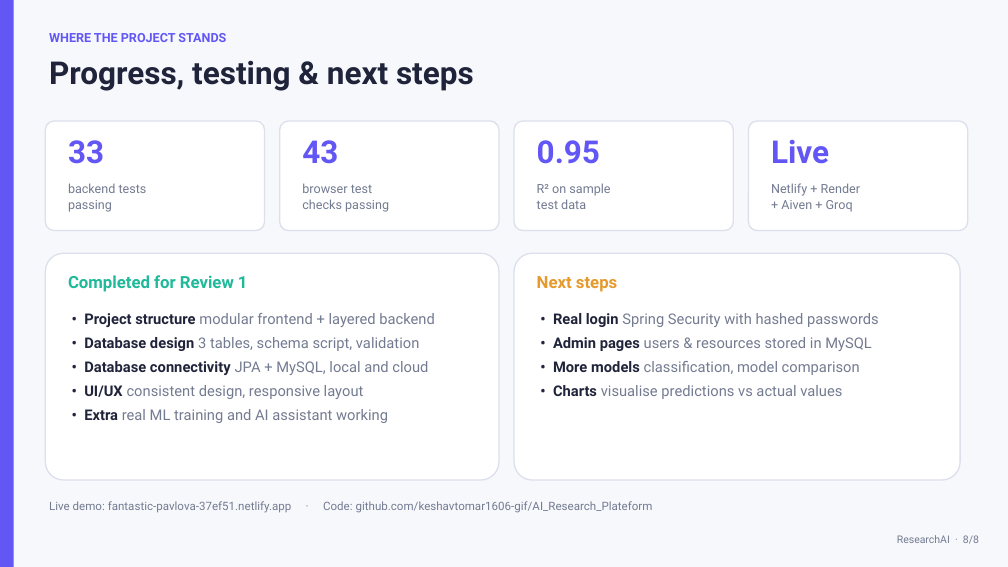
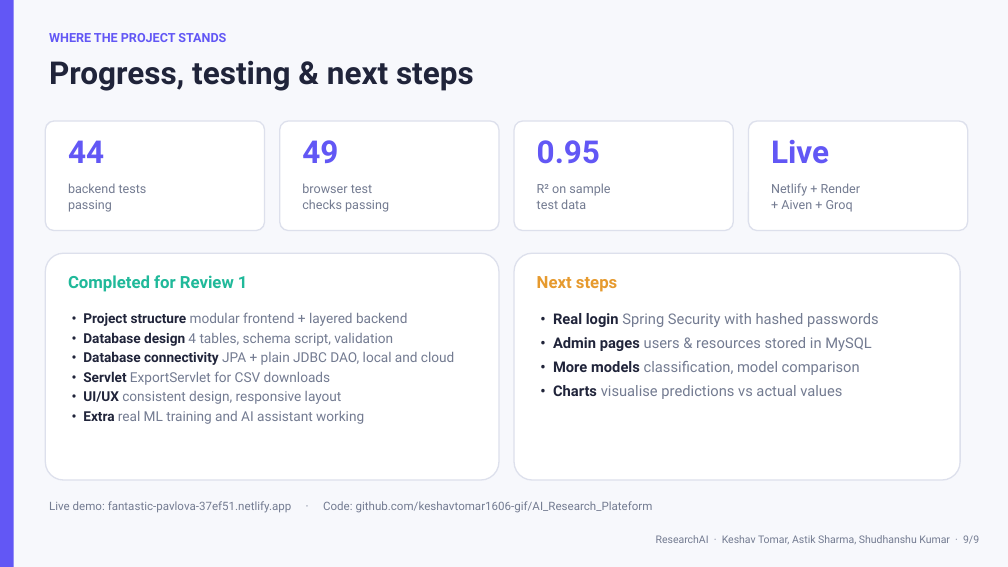
Before and after one commit to keshavtomar1606-gif/AI_Research_Plateform, a slide deck: slide 9 of docs/presentation/ResearchAI_Review1.pptx (slide 8 before the commit). Drawn at 1008x567 pixels with LibreOffice and Linux fonts; fonts in the diff are those of the drawing. Boxes give left, top, right and bottom in pixels: in the first picture for what was removed or moved away, otherwise in the second. Text is boxed around its words. In the diff, an @@ line names an element or a change of style, - is before the commit and + after.

```diff
--- a/docs/presentation/ResearchAI_Review1.pptx
+++ b/docs/presentation/ResearchAI_Review1.pptx
@@ text at [68,140,104,163]: text changed @@
-33
+44
@@ text at [302,140,338,163]: text changed @@
-43
+49
@@ text at [83,312,407,424]: size 14 to 13 pt in "• Project structure modular frontend + layered ...", "• UI/UX consistent design, responsive layout", "• Extra real ML training and AI ..."; less space between paragraphs @@
@@ text at [83,332,454,385]: text changed; size 14 to 13 pt @@
-• Database design 3 tables, schema script, validation
-• Database connectivity JPA + MySQL, local and cloud
+• Database design 4 tables, schema script, validation
+• Database connectivity JPA + plain JDBC DAO, local and cloud
+• Servlet ExportServlet for CSV downloads
@@ text at [656,535,979,544]: text changed @@
-ResearchAI · 8/8
+ResearchAI · Keshav Tomar, Astik Sharma, Shudhanshu Kumar · 9/9
```
Also in this commit, not shown: 7 other slides changed, 1 slide added.
